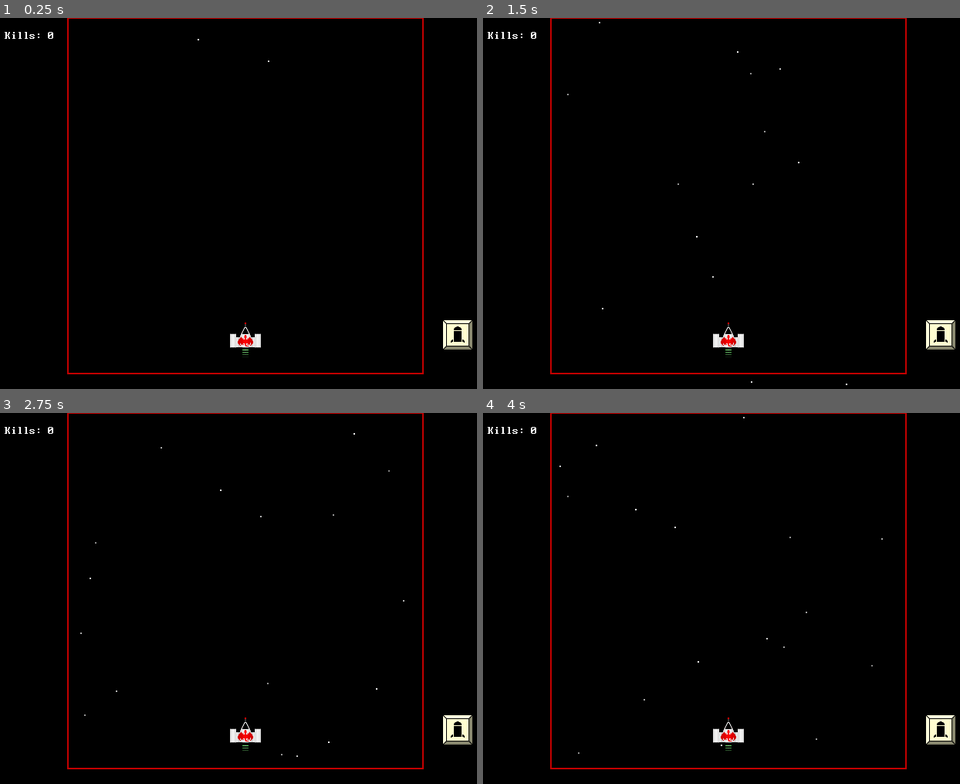
Above: before the commit, frames 1-4 (two rows, left to right).
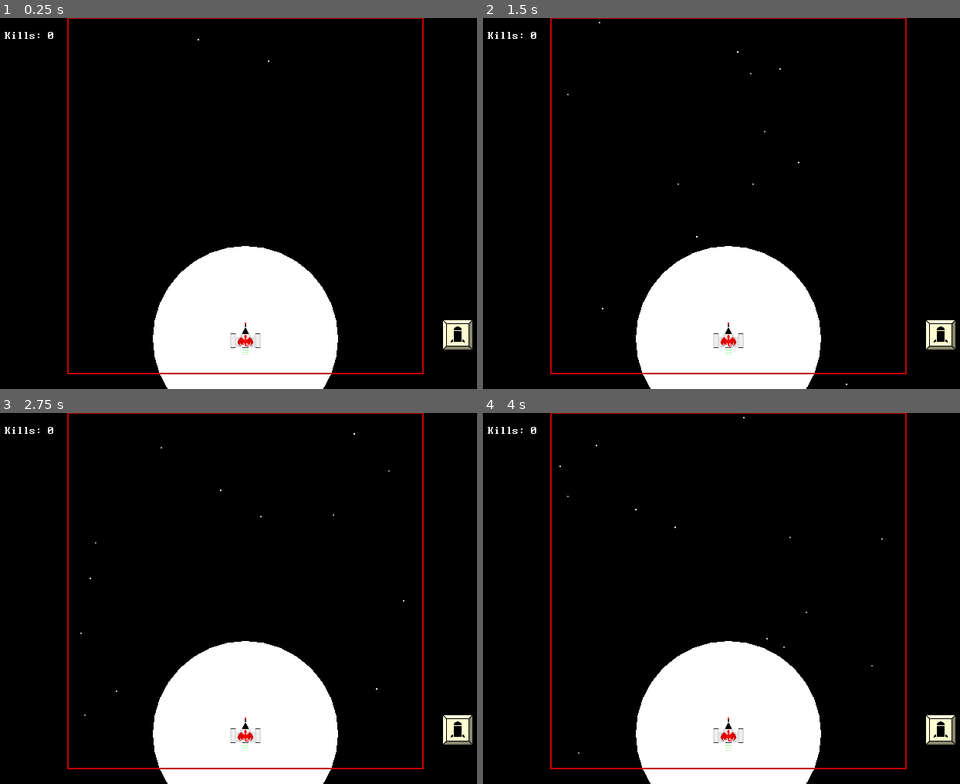
Above: after the commit, the same moments.

Repository: swashdev/minigame-madness
Game: Godot game, scene res://mini/shooter/scenes/shooter_frame.tscn
The game is run twice, just before and just after one commit, with the same random seed, the same clock (stepped at 60 frames per second) and the same inputs. This scene is started directly instead of the project's main scene.
Inputs (mouse positions are in pixels of both pictures, inside the frame that each line leads up to):
- Up to frame 1 (0.25 s): no input
- Up to frame 2 (1.5 s): move the mouse to (835, 184) at 0.52 s; hold Space (action) 0.53-1.28 s; hold Right (move_right) from 0.53 s (still down); tap Up (move_up) at 0.77 s; tap Enter at 1.25 s; move the mouse to (630, 222) at 1.27 s; tap A (secret_a) at 1.35 s
- Up to frame 3 (2.75 s): tap Up (move_up) at 1.52 s; move the mouse to (295, 516) at 2.02 s; release Right (move_right) at 2.03 s; hold Left (move_left) from 2.03 s (still down); tap B (secret_b) at 2.1 s
- Up to frame 4 (4 s): move the mouse to (702, 672) at 2.77 s; release Left (move_left) at 2.78 s; hold Right (move_right) from 2.78 s (still down); tap Space (action) at 2.85 s; tap Up (move_up) at 3.02, 3.77 s; move the mouse to (878, 654) at 3.52 s; tap A (secret_a) at 3.6 s

The runs differ from the first frame. In frame 1, 12% of the frame differs, in the area x 32-71%, y 61-100%; in frame 2, 12%; in frame 3, 12%; in frame 4, 12%.

Commit message:
[META] add a class for drawing circles.
The `Circle` class will be used for any node which should be drawn as a
circle.  This is equivalent to `ColorRect` except it's designed for use
in-game rather than as a UI element.

Diff:
--- a/mini/shooter/scenes/projectiles/dragon_missile.tscn
+++ b/mini/shooter/scenes/projectiles/dragon_missile.tscn
@@ -3,7 +3,7 @@
 [ext_resource path="res://shared/scenes/projectiles/projectile.tscn" type="PackedScene" id=1]
 [ext_resource path="res://mini/shooter/images/projectiles/missile.png" type="Texture" id=2]
 [ext_resource path="res://mini/shooter/scripts/projectiles/dragon_missile.gd" type="Script" id=3]
-[ext_resource path="res://mini/shooter/scripts/effects/big_boom.gd" type="Script" id=4]
+[ext_resource path="res://shared/scripts/circle.gd" type="Script" id=4]
 
 [sub_resource type="CapsuleShape2D" id=1]
 radius = 5.90898
@@ -26,7 +26,7 @@
 one_shot = true
 
 [node name="BigBoom" type="Node2D" parent="." index="4"]
-visible = false
 script = ExtResource( 4 )
+_radius = 120.0
 
 [connection signal="timeout" from="DeathTimer" to="." method="_on_DeathTimer_timeout"]
--- a/mini/shooter/scripts/effects/big_boom.gd
+++ /dev/null
@@ -1,8 +0,0 @@
-extends Node2D
-# An explosion effect set off by the Dragon Missile from the "Shoot Five!"
-# minigame.
-
-
-# Yes, this whole script exists literally just to draw a circle.  What of it?
-func _draw():
-	draw_circle(position, 120.0, Color.white)
--- a/project.godot
+++ b/project.godot
@@ -10,6 +10,11 @@
 
 _global_script_classes=[ {
 "base": "Node2D",
+"class": "Circle",
+"language": "GDScript",
+"path": "res://shared/scripts/circle.gd"
+}, {
+"base": "Node2D",
 "class": "Minigame",
 "language": "GDScript",
 "path": "res://shared/scripts/minigame.gd"
@@ -20,6 +25,7 @@
 "path": "res://shared/scripts/projectiles/projectile.gd"
 } ]
 _global_script_class_icons={
+"Circle": "",
 "Minigame": "",
 "Projectile2D": ""
 }
--- /dev/null
+++ b/shared/scripts/circle.gd
@@ -0,0 +1,45 @@
+tool
+extends Node2D
+class_name Circle
+# A node that renders as a circle.  Equivalent to `ColorRect` but designed for
+# in-game display rather than UI display.
+
+
+# The radius of the circle
+export var _radius: float = 100.0 setget set_radius, get_radius
+
+# The color of the circle
+export var _color: Color = Color.white setget set_color, get_color
+
+
+# Yes, this whole script exists literally just to draw a circle.  What of it?
+func _draw():
+	draw_circle(position, _radius, _color)
+
+
+# Setter & getter for `_radius`.
+func set_radius(new_radius: float):
+	# A nonnegative radius is enforced.
+	_radius = abs(new_radius)
+	emit_signal("draw")
+
+func get_radius() -> float:
+	return _radius
+
+
+# Setter & getter for `_color`.
+func set_color(new_color: Color):
+	_color = new_color
+	emit_signal("draw")
+
+func get_color() -> Color:
+	return _color
+
+# Alternative setters for `_color`.
+func set_rgb(red: float, green: float, blue: float, alpha: float = 1.0):
+	_color = Color(red, green, blue, alpha)
+	emit_signal("draw")
+
+func set_color_from_hex(hex: int):
+	_color = Color(hex)
+	emit_signal("draw")
